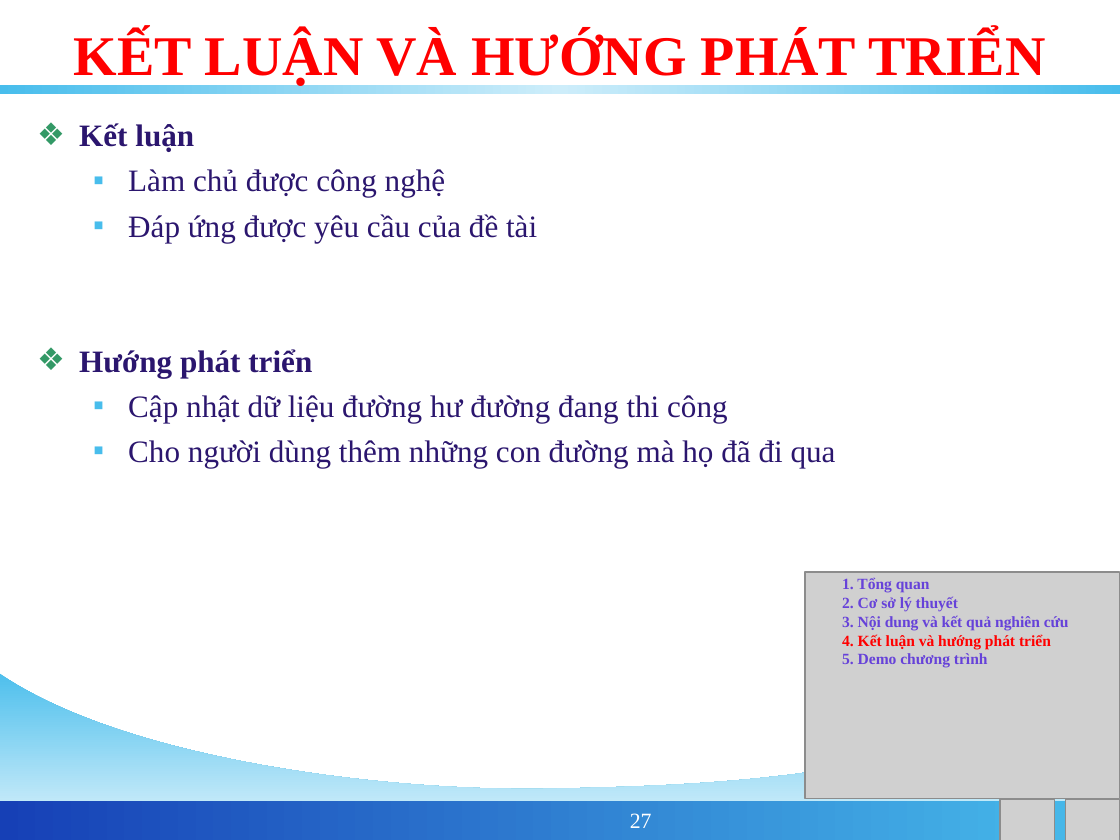
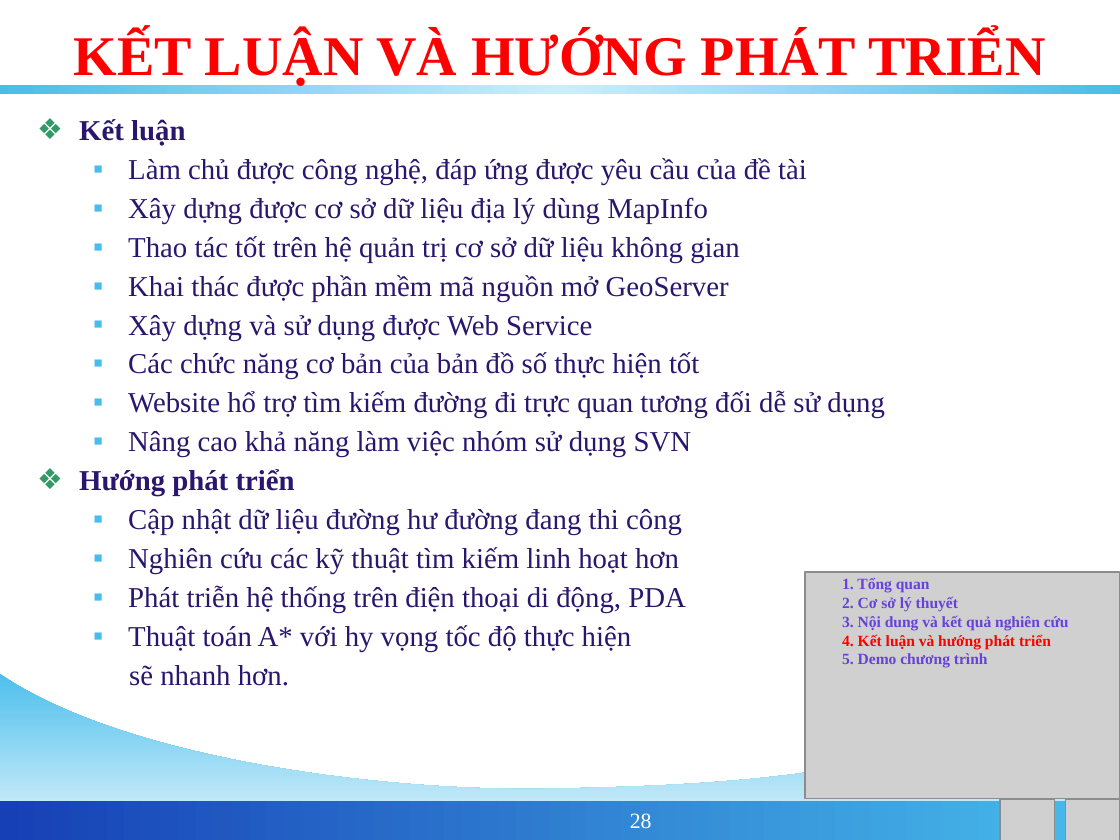
Before and after one commit to phamngsinh/cantho-webgis, a slide deck: slide 28 of Document/Bao Cao/BaoCaoLuanVan.ppt (slide 27 before the commit). Drawn at 1120x840 pixels with LibreOffice and Linux fonts; fonts in the diff are those of the drawing; grey boxes stand for pictures; background and template pictures are left out. Boxes give left, top, right and bottom in pixels: in the first picture for what was removed or moved away, otherwise in the second. Text is boxed around its words. In the diff, an @@ line names an element or a change of style, - is before the commit and + after.

```diff
--- a/Document/Bao Cao/BaoCaoLuanVan.ppt
+++ b/Document/Bao Cao/BaoCaoLuanVan.ppt
@@ text at (79,119,682,535): size 20 to 18.5 pt in "Kết luận", "Hướng phát triển", "Cập nhật dữ liệu đường hư đường ..."; line spacing 1 to 0.9 @@
@@ text at (128,158,885,457): text changed; size 20 to 18.5 pt @@
-  ▪ Làm chủ được công nghệ
-  ▪ Đáp ứng được yêu cầu của đề tài
+  ▪ Làm chủ được công nghệ, đáp ứng được yêu cầu của đề tài
+  ▪ Xây dựng được cơ sở dữ liệu địa lý dùng MapInfo
+  ▪ Thao tác tốt trên hệ quản trị cơ sở dữ liệu không gian
+  ▪ Khai thác được phần mềm mã nguồn mở GeoServer
+  ▪ Xây dựng và sử dụng được Web Service
+  ▪ Các chức năng cơ bản của bản đồ số thực hiện tốt
+  ▪ Website hổ trợ tìm kiếm đường đi trực quan tương đối dễ sử dụng
+  ▪ Nâng cao khả năng làm việc nhóm sử dụng SVN
@@ text at (128,547,686,686): text changed; size 20 to 18.5 pt @@
-  ▪ Cho người dùng thêm những con đường mà họ đã đi qua
+  ▪ Nghiên cứu các kỹ thuật tìm kiếm linh hoạt hơn
+  ▪ Phát triễn hệ thống trên điện thoại di động, PDA
+  ▪ Thuật toán A* với hy vọng tốc độ thực hiện
+  sẽ nhanh hơn.
@@ page number at (630,813,652,828): text changed @@
-27
+28
```
Also in this commit, not shown: 10 other slides changed, 2 slides added, 2 slides removed.
